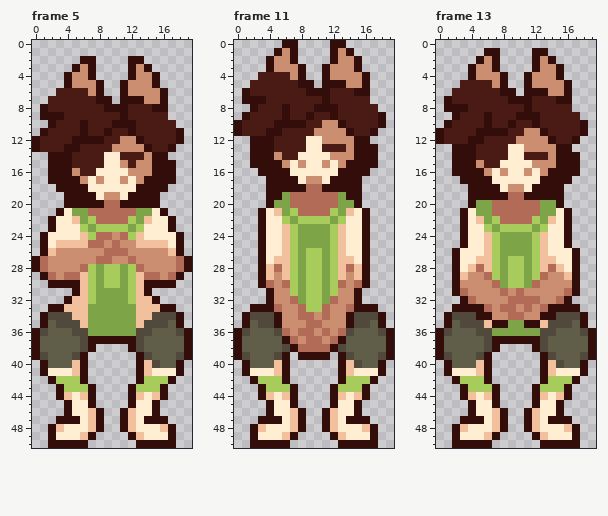
One commit to this pixel-art file: _Soyka/horse_pick1.ase. Above is the file before it was changed.
36x52 pixels, 17 frames. Shown: frame 5, frame 11, frame 13. The old version is drawn lined up with the new one, on the new canvas. The commit also changed other frames, which this record leaves out.
And afterwards:
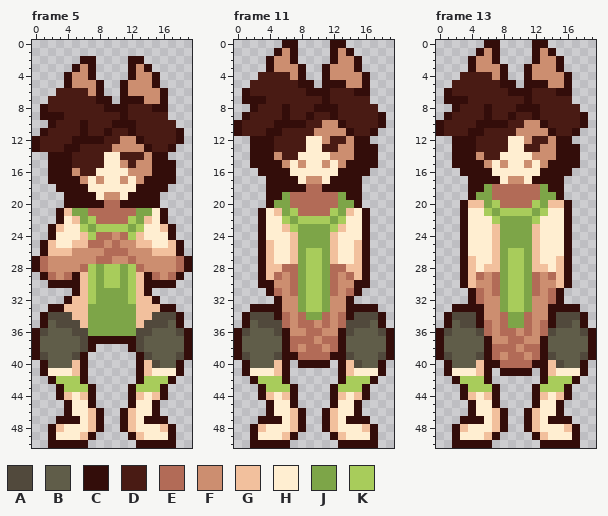
Palette (. is transparent): A #51493c  B #605d49  C #330d0a  D #491b14  E #b26b57  F #cc8e70  G #f2c09d  H #ffeed1  J #7da548  K #a8cc5b
Difference:
canvas 36x52 -> 20x51, the old top-left corner now at -8,-1 (the part of the old canvas that was cut away was empty and is not shown)
--- frame 5
@@ x 0..19 @@
 20 ....CCCCCEECCCCC....
-21 ...CHJJEEEEEEJJHC...
-22 ..CHHGJKEEEEKJGHHC..
-23 ..CHHHKJKKKKJKHHHC..
-24 .CHHHHGKEEFEKGHHHHC.
-25 .CHGGGGEEFEFFGGGGHC.
-26 .CGFFFFFFEEEFFFFFGC.
+21 ...CGJJEEEEEEJJHC...
+22 ...CHGJKEEEEKJGHC...
+23 ..CGHHKJKKKKJKHHGC..
+24 ..CHHHGKEEFEKGHHHC..
+25 .CGHHGGEEFEFFGGHHGC.
+26 .CGGGFFFFEEEFFFGGGC.
 27 CEFFFFFFEEFFEFFFFFEC
 28 CEFFFFEKJKKJKEFFFFEC
-29 .CEFEEGKJKKJKGEEFEC.
+29 .CEFECGKJKKJKGCEFEC.
 30 ..CCCCGKJKKJKGCCCC..
--- frame 11
@@ x 10..15 @@
 11 FFFFCD
-12 HFFFFC
-13 HDDDFC
+12 HFDDFC
+13 HDDFFC
 14 HHFFFC
@@ x 0..19 @@
 23 ...CHHGKJJJJKGHHC...
-24 ...CHHGKJJJJKGHHC...
-25 ...CHHGKJJJJKGHHC...
-26 ...CHHGKJKKJKGHHC...
-27 ...CHGGKJKKJKGGHC...
-28 ...CGEGKJKKJKGEGC...
-29 ...CGFGKJKKJKGFGC...
-30 ...CEFEKJKKJKEFEC...
-31 ....CFFKJKKJKFFC....
-32 ....CFFEJKKJEFFC....
-33 ..CCCEFFEKKEFFECCC..
-34 .CAAACFFEEFEFFCAAAC.
-35 .CBAACFFFEEFFFCAABC.
-36 CABBBAEFEEFEFEABBBAC
-37 CBBBBBCEFEEFECBBBBBC
-38 CBBBBBACEEEECABBBBBC
-39 CABBBAC.CCCC.CABBBAC
-40 .CBBBGC......CGABBC.
+24 ...CHHHGJJJJGHHHC...
+25 ...CGHHGJJJJGHHGC...
+26 ...CGHHGJKKJGHHGC...
+27 ...CGHHGJKKJGHHGC...
+28 ...CGGEEJKKJEEGGC...
+29 ...CGEFEJKKJEFEGC...
+30 ...CCFFEJKKJEFFCC...
+31 ....CEFEJKKJEFEC....
+32 .....CFFJKKJFFC.....
+33 ..CCCCFFJKKJFFCCCC..
+34 .CAAACEFEJJEFECAAAC.
+35 .CBAAAEFEEFEFEAAABC.
+36 CABBBACFFEEFFCABBBAC
+37 CBBBBBCEEEFEECBBBBBC
+38 CBBBBBCEFEEFECBBBBBC
+39 CABBBACCEEEECCABBBAC
+40 .CBBBGC.CCCC.CGABBC.
 41 .CHHHGC......CGHHHC.
--- frame 13
@@ x 0..19 @@
- 0 ....................
- 1 ......CC....CC......
- 2 .....CFC....CFC.....
- 3 ....CFFC....CFFC....
- 4 ....CFFFC..CFFFC....
- 5 ...DDDDFC..CFFFFC...
- 6 ..DDDDDDCC.CCCFFC...
- 7 .CDDDDDDDCCCDDDCC...
- 8 .CCCDDDDDDDCDDDDD...
- 9 ..CDDDCDDDCCCDDDDD..
-10 .CDDDDCDDCDDCDDDDDC.
-11 CDDDDCCCCDDFFCDDDDC.
-12 CDDDCCDDDDFFFFCDDC..
-13 ..CCCDDDDHHFFFFCC...
-14 ..CCCDDDDHHDDDFCCC..
-15 ..CCCFDDHHHHFFFCCC..
-16 ..CCCCFHFHHFHFCCCC..
-17 ...CCCCHHHHHHCCCC...
-18 ....CCCCHFFHCCCC....
-19 ....CCCCCEECCCCC....
-20 ....CJJEEEEEEJJC....
-21 ...CHJJEEEEEEJJHC...
-22 ...CHGJKEEEEKJGHC...
-23 ...CHHKJKKKKJKHHC...
-24 ...CHHGKJJJJKGHHC...
-25 ...CHHGKJJJJKGHHC...
-26 ..CHHHGKJJJJKGHHHC..
-27 ..CHHGGKJKKJKGGHHC..
-28 ..CHGEGKJKKJKGEGHC..
-29 ..CGFFEKJKKJKEFFGC..
-30 ..CFFFFEJKKJEFFFFC..
-31 ..CEFFFFEFEFFFFFEC..
-32 ...CEFFFFEEEEFFEC...
-33 ..CCCCEFEEFEFECCCC..
-34 .CAAACCFFEEFFCCAAAC.
-35 .CBAAAGCCJJCCGAAABC.
-36 CABBBAAJJJJJJAABBBAC
-37 CBBBBBACCCCCCABBBBBC
-38 CBBBBBAC....CABBBBBC
-39 CABBBAC......CABBBAC
-40 .CBBBGC......CGABBC.
-41 .CHHHGC......CGHHHC.
+ 0 ......CC....CC......
+ 1 .....CFC....CFC.....
+ 2 ....CFFC....CFFC....
+ 3 ....CFFFC..CFFFC....
+ 4 ...DDDDFC..CFFFFC...
+ 5 ..DDDDDDCC.CCCFFC...
+ 6 .CDDDDDDDCCCDDDCC...
+ 7 .CCCDDDDDDDCDDDDD...
+ 8 ..CDDDCDDDCCCDDDDD..
+ 9 .CDDDDCDDCDDCDDDDDC.
+10 CDDDDCCCCDDFFCDDDDC.
+11 CDDDCCDDDDFFFFCDDC..
+12 ..CCCDDDDHHFDDFCC...
+13 ..CCCDDDDHHDDFFCCC..
+14 ..CCCFDDHHHHFFFCCC..
+15 ..CCCCFHFHHFHFCCCC..
+16 ...CCCCHHHHHHCCCC...
+17 ....CCCCHFFHCCCC....
+18 ....CCJEEEEEEJCC....
+19 ....CJJEEEEEEJJC....
+20 ...CGGJKEEEEKJGGC...
+21 ...CHHKJKKKKJKHHC...
+22 ...CHHHKJJJJKHHHC...
+23 ...CHHHGJJJJGHHHC...
+24 ...CHHHGJJJJGHHHC...
+25 ...CHHHGJJJJGHHHC...
+26 ...CHHHGJKKJGHHHC...
+27 ...CGHHGJKKJGHHGC...
+28 ...CGHGGJKKJGGHGC...
+29 ...CGEFEJKKJEFEGC...
+30 ...CGFFEJKKJEFFGC...
+31 ....CEFEJKKJEFEC....
+32 ....CEFFJKKJFFEC....
+33 ..CCCCFFJKKJFFCCCC..
+34 .CAAACFFEJJEFFCAAAC.
+35 .CBAACEFEJJEFECAABC.
+36 CABBBAEFEEFEFEABBBAC
+37 CBBBBBCFFEEFFCBBBBBC
+38 CBBBBBCEEEFEECBBBBBC
+39 CABBBACEFEEFECABBBAC
+40 .CBBBGCCEEEECCGABBC.
+41 .CHHHGC.CCCC.CGHHHC.
 42 ..CKKKC......CKKKC..
